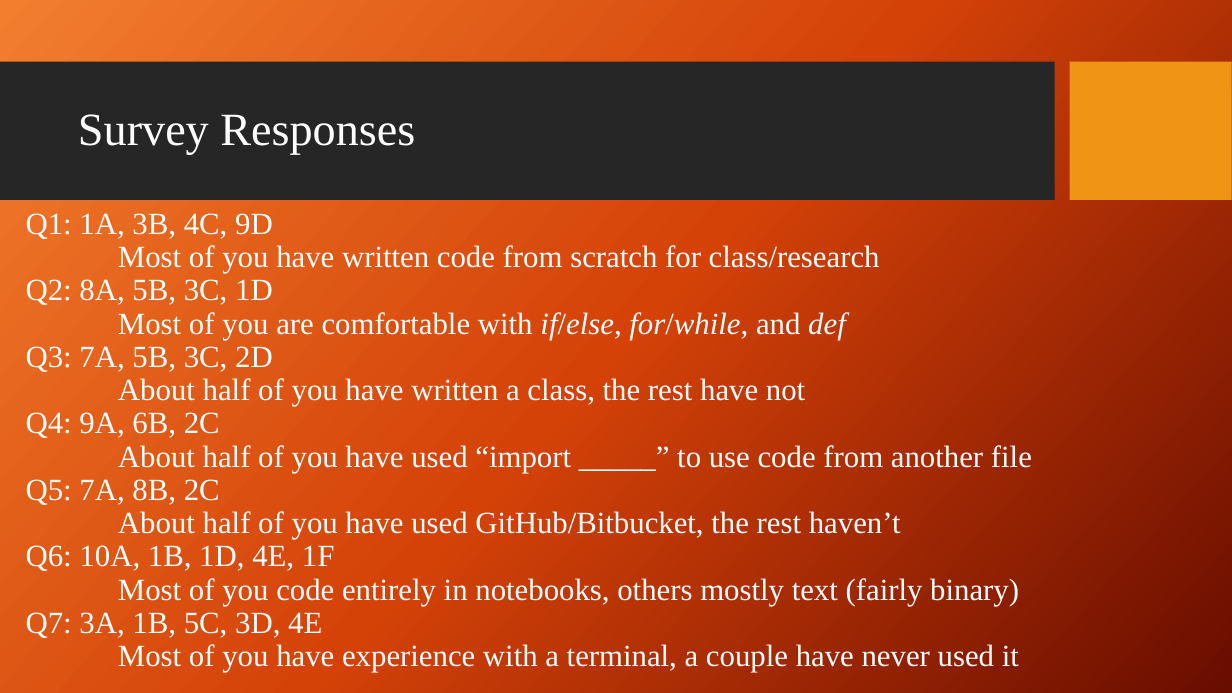
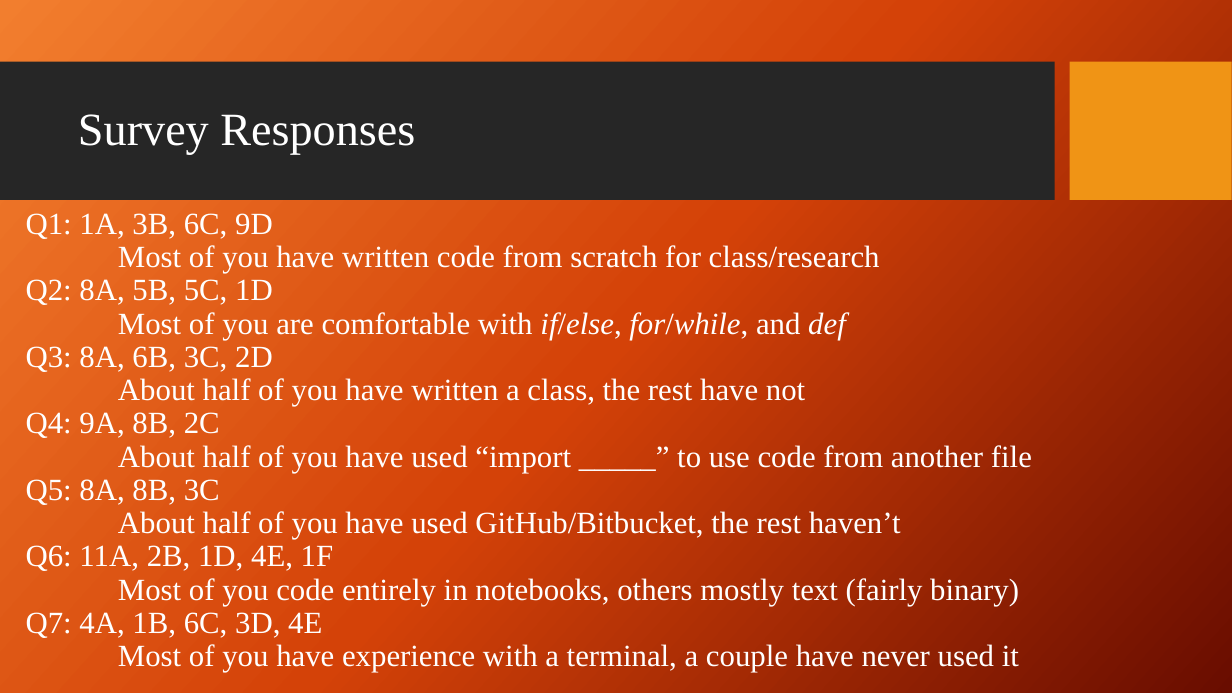
Before and after one commit to giganano/PythonBootcamp, a slide deck: slide 3 of slides/intro.pptx. Drawn at 1232x693 pixels with LibreOffice and Linux fonts; fonts in the diff are those of the drawing; background and template pictures are left out. Boxes give left, top, right and bottom in pixels: in the first picture for what was removed or moved away, otherwise in the second. Text is boxed around its words. In the diff, an @@ line names an element or a change of style, - is before the commit and + after.

```diff
--- a/slides/intro.pptx
+++ b/slides/intro.pptx
@@ text at (26,213,273,239): text changed @@
-Q1: 1A, 3B, 4C, 9D
+Q1: 1A, 3B, 6C, 9D
@@ text at (26,279,273,305): text changed @@
-Q2: 8A, 5B, 3C, 1D
+Q2: 8A, 5B, 5C, 1D
@@ text at (26,346,273,372): text changed @@
-Q3: 7A, 5B, 3C, 2D
+Q3: 8A, 6B, 3C, 2D
@@ text at (26,412,220,438): text changed @@
-Q4: 9A, 6B, 2C
+Q4: 9A, 8B, 2C
@@ text at (26,479,220,505): text changed @@
-Q5: 7A, 8B, 2C
+Q5: 8A, 8B, 3C
@@ text at (26,545,334,571): text changed @@
-Q6: 10A, 1B, 1D, 4E, 1F
+Q6: 11A, 2B, 1D, 4E, 1F
@@ text at (26,612,322,638): text changed @@
-Q7: 3A, 1B, 5C, 3D, 4E
+Q7: 4A, 1B, 6C, 3D, 4E
```
Also in this commit, not shown: 1 other slide changed, 38 other files.
